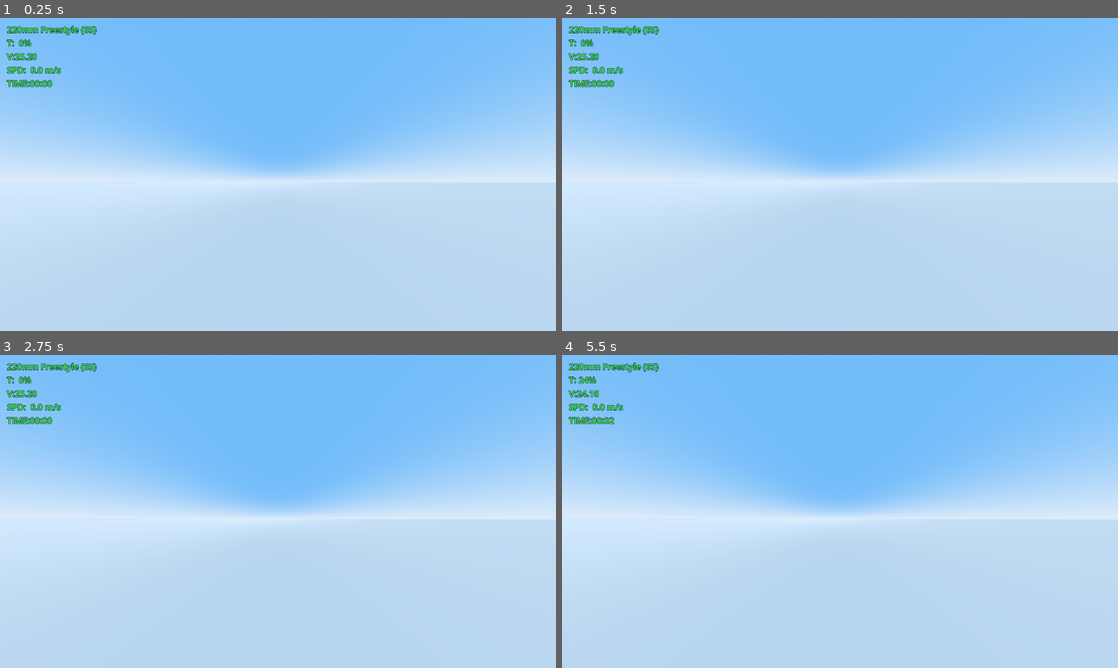
Above: before the commit, frames 1-4 (two rows, left to right).
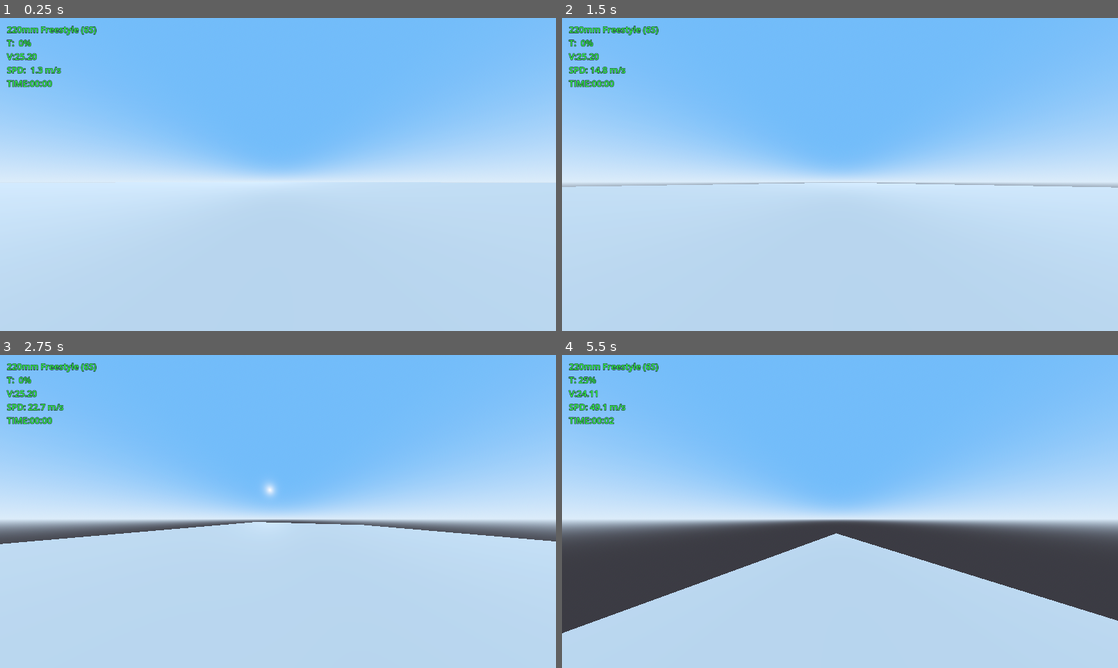
Above: after the commit, the same moments.

Repository: ocki45/fly-sim
Game: Godot game, scene res://scenes/main.tscn
Same seed, same stepped clock (60 frames per second), same inputs: the game is played once before the commit and once after it.
Inputs:
- Up to frame 1 (0.25 s): no input
- Up to frame 2 (1.5 s): tap Enter at 0.5 s; hold D 0.53-1.28 s; hold S from 1.28 s (still down)
- Up to frame 3 (2.75 s): release S at 2.03 s; hold D from 2.03 s (still down)
- Up to frame 4 (5.5 s): release D at 2.78 s; hold W 2.78-3.53 s; hold A 3.53-5.03 s; hold S from 5.03 s (still down)

The runs differ from the first frame. In frame 1, less than 0.1% of the frame differs, in the area x 5-8%, y 15-18%; in frame 2, 0.7%; in frame 3, 3.8%; in frame 4, 19%, in the area x 0-100%, y 6-89%.
Error before the commit: Invalid call. Nonexistent function 'add_force' in base 'GodotPhysicsDirectBodyState3D'. (res://scripts/physics/drone_physics.gd:173)
Error after the commit: Parse Error: Identifier "JOY_AXIS_0" not declared in the current scope. (res://scripts/ui/stick_overlay.gd:21)

Commit message:
fix: Godot4 apply_central_force/apply_torque_impulse вместо add_force/add_torque; get_telemetry(); оверлей стиков; живой OSD

Diff:
--- a/scenes/main.tscn
+++ b/scenes/main.tscn
@@ -8,6 +8,7 @@
 [ext_resource type="Resource" path="res://resources/drones/drone_220mm_freestyle.tres" id="2_config"]
 [ext_resource type="Script" path="res://scripts/camera/fpv_camera.gd" id="3_fpv_camera"]
 [ext_resource type="Script" path="res://scripts/ui/osd_ui.gd" id="4_osd"]
+[ext_resource type="Script" path="res://scripts/ui/stick_overlay.gd" id="5_sticks"]
 
 [sub_resource type="ProceduralSkyMaterial" id="SkyMat"]
 sky_top_color = Color(0.35, 0.6, 0.95, 1)
@@ -136,3 +137,12 @@
 text = "OSD: загрузка..."
 script = ExtResource("4_osd")
 drone_path = NodePath("../../Drone")
+
+[node name="Sticks" type="Control" parent="OSD"]
+anchors_preset = 15
+anchor_right = 1.0
+anchor_bottom = 1.0
+grow_horizontal = 2
+grow_vertical = 2
+mouse_filter = 2
+script = ExtResource("5_sticks")
--- a/scripts/physics/drone_physics.gd
+++ b/scripts/physics/drone_physics.gd
@@ -28,6 +28,10 @@
 var _rpm_bl := 0.0
 var _rpm_br := 0.0
 
+# --- Телеметрия для OSD (обновляется каждый физический шаг) ---
+var current_throttle: float = 0.0   # Сырой стик газа (0..1), до применения кривой
+var current_voltage: float = 0.0    # Расчётное напряжение батареи с просадкой, В
+
 func _ready() -> void:
 	# Гравитацию движка не используем — применяем свою из config.mass_kg
 	gravity_scale = 0.0
@@ -51,6 +55,9 @@
 	var stick_roll := InputHandler.roll
 	var stick_pitch := InputHandler.pitch
 	var stick_yaw := InputHandler.yaw
+	# Сохраняем сырой газ и расчётное напряжение для OSD (телеметрия)
+	current_throttle = InputHandler.throttle
+	current_voltage = _battery_voltage(current_throttle)
 	var throttle := pow(InputHandler.throttle, config.throttle_curve_exponent)
 
 	# ---------- 2. Миксер Quad X: целевые обороты каждого мотора ----------
@@ -170,8 +177,13 @@
 	var torque_world := global_transform_basis * total_torque_local
 
 	# ---------- 10. Применение сил и моментов ----------
-	state.add_force(thrust_force_world + gravity_force + drag_force)
-	state.add_torque(torque_world)
+	# ВАЖНО (Godot 4.x!): у PhysicsDirectBodyState3D НЕТ методов add_force /
+	# add_torque — это был синтаксис Godot 3. В Godot 4 правильно:
+	#   apply_central_force() — сила без точки приложения (через центр масс)
+	#   apply_torque_impulse() — момент; умножаем на delta, чтобы получить
+	#   эквивалент непрерывного момента за шаг интегрирования.
+	state.apply_central_force(thrust_force_world + gravity_force + drag_force)
+	state.apply_torque_impulse(torque_world * delta)
 
 	# ---------- 11. Автозапуск: сброс при падении ниже земли ----------
 	if state.transform.origin.y < -5.0:
@@ -187,3 +199,20 @@
 	# Экспоненциальное приближение к цели (сглаживание первого порядка)
 	var alpha := 1.0 - exp(-delta / maxf(tau, 0.001))
 	return lerpf(current, target, alpha)
+
+# Упрощённая модель батареи для OSD: номинал ячеек минус просадка от тока.
+func _battery_voltage(throttle: float) -> float:
+	const CELL_FULL_V := 4.2       # В на ячейку (полный заряд LiPo)
+	const CELL_SAG_OHMS := 0.012   # Внутреннее сопротивление ячейки, Ом
+	const LOAD_CURRENT_A := 60.0   # Ток при 100% газа, А
+	var cells := float(config.battery_cells)
+	var sag := throttle * LOAD_CURRENT_A * CELL_SAG_OHMS * cells
+	return cells * CELL_FULL_V - sag
+
+# Телеметрия для OSD (Задача 3): словарь с напряжением, газом и скоростью.
+func get_telemetry() -> Dictionary:
+	return {
+		"voltage": current_voltage,          # В, расчётное с просадкой
+		"throttle": current_throttle,        # 0..1, сырой стик газа
+		"speed": linear_velocity.length(),   # м/с относительно земли
+	}
--- a/scripts/ui/osd_ui.gd
+++ b/scripts/ui/osd_ui.gd
@@ -38,20 +38,21 @@
 		text = "OSD: дрон не подключён!"
 		return
 
-	var throttle := InputHandler.throttle  # 0..1 из автозагрузки InputHandler
+	# Телеметрия из физики дрона (get_telemetry() в drone_physics.gd)
+	var tele := {}
+	if _drone is DronePhysics:
+		tele = (_drone as DronePhysics).get_telemetry()
+
+	# Фолбэк, если словарь пустой — берём газ напрямую из InputHandler
+	var throttle := float(tele.get("throttle", InputHandler.throttle))
+	var voltage := float(tele.get("voltage", 0.0))
+	var speed := float(tele.get("speed", _drone.linear_velocity.length()))
 
 	# Таймер: считаем секунды после взлёта (газ > порога)
 	if not _launched and throttle > LAUNCH_THROTTLE:
 		_launched = true
 	if _launched:
 		_flight_time += delta
-
-	# Напряжение: cells * 4.2 В минус просадка от нагрузки (газа)
-	var sag := throttle * LOAD_CURRENT_A * CELL_SAG_OHMS * float(_config.battery_cells)
-	var voltage := float(_config.battery_cells) * CELL_FULL_V - sag
-
-	# Скорость дрона относительно земли, м/с
-	var speed := _drone.linear_velocity.length()
 
 	# Форматирование времени mm:ss
 	var minutes := int(_flight_time) / 60
--- /dev/null
+++ b/scripts/ui/stick_overlay.gd
@@ -0,0 +1,92 @@
+extends Control
+class_name StickOverlay
+# Визуализация стиков джойстика (как оверлей в Liftoff / Betaflight).
+# Рисует два полупрозрачных круга с осями и движущимися точками:
+#   левый круг  — ось 0 (Yaw) по X и ось 1 (Throttle) по Y;
+#   правый круг — ось 2 (Roll) по X и ось 3 (Pitch) по Y.
+# ВАЖНО: оси Throttle и Pitch инвертируются при отрисовке, потому что в Godot
+# Y растёт ВНИЗ, а на аппаратуре «газ вверх» и «стик pitch вверх» — это -1.
+# После поднятия точки вверх она должна рисоваться вверх — поэтому Y домножаем на -1.
+#
+# Как подключить: CanvasLayer -> Control (растянуть на весь экран, mouse_filter=Ignore)
+# + этот скрипт. См. main.tscn (узел OSD/Sticks).
+
+const JOY_ID := 0                    # Индекс джойстика (RadioMaster Pocket = js0)
+const CIRCLE_R := 60.0               # Радиус круга, пикселей
+const DOT_R := 8.0                   # Радиус точки стика, пикселей
+const PADDING := 30.0                # Отступ снизу/по бокам
+const FONT_SIZE := 14                # Размер подписей значений осей
+
+# Номера осей RadioMaster Pocket в режиме Joystick (Mode 2):
+const AXIS_YAW := JOY_AXIS_0         # Левый стик горизонталь
+const AXIS_THROTTLE := JOY_AXIS_1    # Левый стик вертикаль (без пружины)
+const AXIS_ROLL := JOY_AXIS_2        # Правый стик горизонталь
+const AXIS_PITCH := JOY_AXIS_3       # Правый стик вертикаль
+
+var _joy_connected := false
+
+func _ready() -> void:
+	# Оверлей не перехватывает клики/фокус
+	mouse_filter = MOUSE_FILTER_IGNORE
+	_joy_connected = Input.get_connected_joypads().size() > 0
+	# Перепроверяем подключение джойстика при горячем подключении/отключении USB
+	Input.joy_connection_changed.connect(_on_joy_connection_changed)
+
+func _on_joy_connection_changed(device: int, connected: bool) -> void:
+	if device == JOY_ID:
+		_joy_connected = connected
+	queue_redraw()  # Перерисовать сразу (иначе точки «залипнут»)
+
+func _process(_delta: float) -> void:
+	# Перерисовываем каждый кадр — значения осей меняются непрерывно
+	queue_redraw()
+
+func _draw() -> void:
+	var size_px := size  # Размер контрола = размер окна (anchor full rect)
+
+	# Сырые значения осей с джойстика (-1..1). Если джойстика нет — рисуем нули.
+	var v_yaw := 0.0
+	var v_throttle := 0.0
+	var v_roll := 0.0
+	var v_pitch := 0.0
+	if _joy_connected and Input.is_joy_known(JOY_ID):
+		v_yaw = Input.get_joy_axis(JOY_ID, AXIS_YAW)
+		v_throttle = Input.get_joy_axis(JOY_ID, AXIS_THROTTLE)
+		v_roll = Input.get_joy_axis(JOY_ID, AXIS_ROLL)
+		v_pitch = Input.get_joy_axis(JOY_ID, AXIS_PITCH)
+
+	# --- Левый круг: Yaw (X) + Throttle (Y, ИНВЕРТИРОВАН: газ вверх = точка вверх)
+	var left_center := Vector2(PADDING + CIRCLE_R, size_px.y - PADDING - CIRCLE_R)
+	_draw_stick_circle(left_center, v_yaw, -v_throttle, "L: YAW / THR")
+
+	# --- Правый круг: Roll (X) + Pitch (Y, ИНВЕРТИРОВАН: стик вверх = точка вверх)
+	var right_center := Vector2(size_px.x - PADDING - CIRCLE_R, size_px.y - PADDING - CIRCLE_R)
+	_draw_stick_circle(right_center, v_roll, -v_pitch, "R: ROLL / PITCH")
+
+# Рисует один круг стика: фон, крест осей, рамку мёртвой зоны, точку и подписи.
+func _draw_stick_circle(center: Vector2, axis_x: float, axis_y_up: float, title: String) -> void:
+	# Полупрозрачный фон круга
+	draw_circle(center, CIRCLE_R, Color(0.0, 0.0, 0.0, 0.35))
+	# Обводка
+	draw_arc(center, CIRCLE_R, 0.0, TAU, 48, Color(1, 1, 1, 0.7), 2.0)
+	# Крест осей
+	draw_line(center - Vector2(CIRCLE_R, 0), center + Vector2(CIRCLE_R, 0), Color(1, 1, 1, 0.35), 1.0)
+	draw_line(center - Vector2(0, CIRCLE_R), center + Vector2(0, CIRCLE_R), Color(1, 1, 1, 0.35), 1.0)
+	# Рамка мёртвой зоны (0.05) — чтобы видеть, где стик «не считается»
+	var dz := CIRCLE_R * 0.05
+	draw_rect(Rect2(center - Vector2(dz, dz), Vector2(dz * 2, dz * 2)), Color(1, 1, 0, 0.5), false, 1.0)
+
+	# Точка стика: axis_y_up уже инвертирован вызывающим кодом (вверх = минус по экрану)
+	var dot := center + Vector2(clampf(axis_x, -1.0, 1.0), -clampf(axis_y_up, -1.0, 1.0)) * CIRCLE_R
+	draw_circle(dot, DOT_R, Color(0.2, 1.0, 0.3, 0.9))
+	draw_circle(dot, DOT_R, Color(1, 1, 1, 0.9), false, 1.5)
+
+	# Подписи: название над кругом, сырые значения осей под кругом
+	var font := ThemeDB.fallback_font
+	draw_string(font, Vector2(center.x - CIRCLE_R, center.y - CIRCLE_R - 8.0),
+		title, HORIZONTAL_ALIGNMENT_CENTER, CIRCLE_R * 2.0, FONT_SIZE, Color(1, 1, 1, 0.8))
+	# Показываем СЫРЫЕ значения осей (до инверсии отрисовки), чтобы видно было
+	# реальное направление стика на аппаратуре (газ вверх = Y: -1.00).
+	var label := "X: %+.2f  Y: %+.2f" % [axis_x, -axis_y_up]
+	draw_string(font, Vector2(center.x - CIRCLE_R, center.y + CIRCLE_R + 18.0),
+		label, HORIZONTAL_ALIGNMENT_CENTER, CIRCLE_R * 2.0, FONT_SIZE, Color(0.2, 1.0, 0.3))
Not shown: 1 places in scenes/main.tscn that only renumber resources
